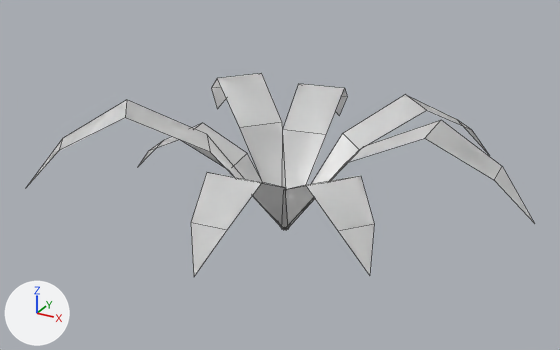
What one commit did to the Blender file art/env/fern_clump.blend.
Before and after are seen from a 50 mm lens placed at (1.41, -2.62, 1.56), pointed at (-0.01, -0.03, 0.26). Arrows for +X, +Y and +Z are at lower left; the lights stay in place. The first picture is the older version. Mesh edges are drawn as thin lines.

In view in the first picture: 'Fern'.
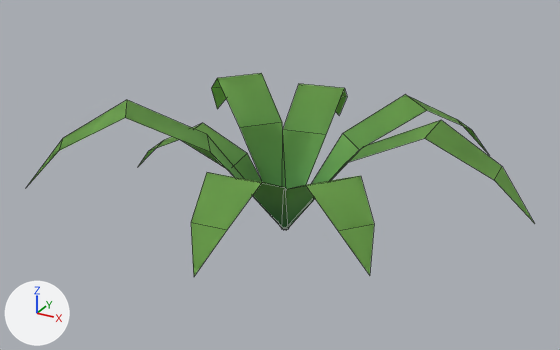
What differs and where, as boxes [x1, y1, x2, y2] in the pictures (560 x 350 px):
```json
{"object": "Fern", "change": "recoloured", "before": [28, 73, 534, 276], "after": [28, 73, 534, 276], "on screen": "white to green"}
```

Scene script edits in JSON lines:
```json
{"block": "mat_vk_vcol", "where": "n0 = _N.new('ShaderNodeBsdfPrincipled'); n0.name = 'Principled BSDF'"}
{"op": "remove", "block": "mat_vk_vcol", "code": "n0.inputs[0].default_value = (1.0, 1.0, 1.0, 1.0)  # 'Base Color', white #ffffff"}
{"op": "add", "block": "mat_vk_vcol", "code": "n2 = _N.new('ShaderNodeVertexColor'); n2.name = 'Color Attribute'"}
{"op": "add", "block": "mat_vk_vcol", "code": "n2.layer_name = 'Color'"}
{"op": "add", "block": "mat_vk_vcol", "code": "_L.new(n2.outputs[0], n0.inputs[0])  # 'Color' to 'Base Color'"}
{"block": "me_fern", "where": "me_fern.from_pydata(...)  # 144 vertices, 64 faces; spans x -0.83..1.01, y -0.79..0.87, z 0.0..0.58"}
{"block": "me_fern", "where": "# used by ob_fern; location = (0.0, 0.0, 0.0)"}
{"block": "me_fern", "change": "me_fern part 1: 64 faces centred in x -0.75..0.91, y -0.71..0.78, z 0.14..0.51 are repainted in the vertex colours; the middle colour goes from green #c0e2a3 to green #86c25e"}
```
